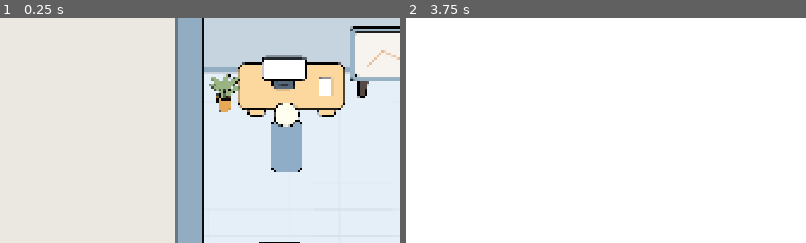
Above: before the commit, frames 1-2 (left to right).
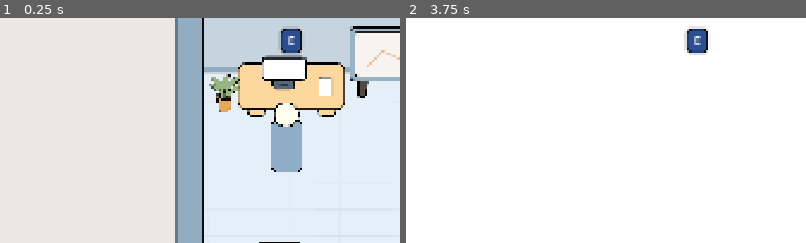
Above: after the commit, the same moments.

Repository: Esca69/project-manager-sim
Game: Godot game, scene res://Scenes/office.tscn
The game is run twice, just before and just after one commit, with the same random seed, the same clock (stepped at 60 frames per second) and the same inputs. This scene is started directly instead of the project's main scene. Sound files missing from this copy of the repository are replaced by a short silence.
Inputs:
- Up to frame 1 (0.25 s): no input
- Up to frame 2 (3.75 s): click "0х" at 0.5 s; click "1х" at 1.25 s; click "2х" at 2 s; click "5х" at 2.75 s; click "👥 Сотрудники" at 3.5 s
The pictures show only the part of the screen within x 14-64%, y 22-72%; the shares and areas given below are measured in that part.

The runs differ from the first frame. In frame 1, 0.6% of the frame differs, in the area x 69-76%, y 4-17%; in frame 2, 0.7%, in the area x 69-76%, y 3-17%.

Commit message:
Update player.gd

Diff:
--- a/Scripts/player.gd
+++ b/Scripts/player.gd
@@ -18,14 +18,66 @@
 
 var target_zoom: Vector2 = Vector2.ONE
 
+# --- ПОДСКАЗКА ВЗАИМОДЕЙСТВИЯ [E] ---
+var _interact_hint: PanelContainer = null
+var _interact_hint_label: Label = null
+var _current_hint_target = null  # Объект, над которым сейчас висит подсказка
+
 func _ready():
 	target_zoom = camera.zoom
+	_create_interact_hint()
+
+func _create_interact_hint():
+	_interact_hint = PanelContainer.new()
+
+	var style = StyleBoxFlat.new()
+	style.bg_color = Color(0.17254902, 0.30980393, 0.5686275, 1)  # Тёмно-синий
+	style.corner_radius_top_left = 12
+	style.corner_radius_top_right = 12
+	style.corner_radius_bottom_right = 12
+	style.corner_radius_bottom_left = 12
+	style.content_margin_left = 18
+	style.content_margin_right = 18
+	style.content_margin_top = 10
+	style.content_margin_bottom = 10
+	# Чёрная обводка
+	style.border_width_left = 3
+	style.border_width_top = 3
+	style.border_width_right = 3
+	style.border_width_bottom = 3
+	style.border_color = Color(0, 0, 0, 1)
+	# Тень
+	style.shadow_color = Color(0, 0, 0, 0.25)
+	style.shadow_size = 4
+	_interact_hint.add_theme_stylebox_override("panel", style)
+
+	_interact_hint_label = Label.new()
+	_interact_hint_label.text = "E"
+	_interact_hint_label.add_theme_color_override("font_color", Color.WHITE)
+	_interact_hint_label.add_theme_font_size_override("font_size", 28)
+	_interact_hint_label.horizontal_alignment = HORIZONTAL_ALIGNMENT_CENTER
+	_interact_hint.add_child(_interact_hint_label)
+
+	_interact_hint.visible = false
+	_interact_hint.mouse_filter = Control.MOUSE_FILTER_IGNORE
+	_interact_hint.z_index = 100
+
+	call_deferred("_attach_hint_to_hud")
+
+func _attach_hint_to_hud():
+	var hud = get_tree().get_first_node_in_group("ui")
+	if hud:
+		hud.add_child(_interact_hint)
+	else:
+		# Фолбэк — добавляем к себе (будет масштабироваться с камерой, но хотя бы работает)
+		add_child(_interact_hint)
 
 func _physics_process(delta):
 	# --- БЛОК БЛОКИРОВКИ УПРАВЛЕНИЯ ---
 	if GameTime.is_night_skip:
 		velocity = Vector2.ZERO
 		move_and_slide()
+		_hide_interact_hint()
 		return
 
 	# --- БЛОК ДВИЖЕНИЯ (старый) ---
@@ -46,8 +98,11 @@
 	body_sprite.rotation = lerp(body_sprite.rotation, target_lean, LEAN_SPEED * delta)
 	head_sprite.rotation = lerp(head_sprite.rotation, target_lean * 0.6, LEAN_SPEED * delta)
 
+	# --- ПОДСКАЗКА [E] ---
+	_update_interact_hint()
+
 	# --- БЛОК ВЗАИМОДЕЙСТВИЯ (новый) ---
-	# Если нажали кнопку "interact" (наша E)
+	# Если нажали кноп��у "interact" (наша E)
 	if Input.is_action_just_pressed("interact"):
 		interact()
 
@@ -69,6 +124,54 @@
 	new_zoom.y = clamp(new_zoom.y, ZOOM_MIN, ZOOM_MAX)
 	target_zoom = new_zoom
 
+# --- ПОДСКАЗКА [E]: обновление каждый кадр ---
+func _update_interact_hint():
+	var target = _get_nearest_interactable()
+
+	if target == null:
+		_hide_interact_hint()
+		return
+
+	# Показываем подсказку и позиционируем над объектом
+	_current_hint_target = target
+	_interact_hint.visible = true
+
+	# Конвертируем мировую позицию объекта в экранную
+	var target_world_pos: Vector2
+	if target is Node2D:
+		target_world_pos = target.global_position + Vector2(0, -80)  # Смещение вверх
+	else:
+		target_world_pos = target.global_position + Vector2(0, -80)
+
+	# Мировые координаты → экранные через камеру
+	var screen_pos = _world_to_screen(target_world_pos)
+
+	# Центрируем подсказку по X
+	var hint_size = _interact_hint.size
+	_interact_hint.global_position = Vector2(
+		screen_pos.x - hint_size.x / 2.0,
+		screen_pos.y - hint_size.y
+	)
+
+func _hide_interact_hint():
+	_interact_hint.visible = false
+	_current_hint_target = null
+
+func _get_nearest_interactable():
+	# Та же логика, что и в interact(), но без вызова — просто ищем цель
+	var bodies = interaction_zone.get_overlapping_bodies()
+	for body in bodies:
+		if body.is_in_group("npc") and "data" in body and body.data:
+			return body
+		if body.is_in_group("desk") and body.has_method("interact"):
+			return body
+	return null
+
+func _world_to_screen(world_pos: Vector2) -> Vector2:
+	# Переводим мировые координаты в экранные с учётом камеры
+	var canvas_transform = get_viewport().get_canvas_transform()
+	return canvas_transform * world_pos
+
 func interact():
 	var bodies = interaction_zone.get_overlapping_bodies()
 	for body in bodies:
